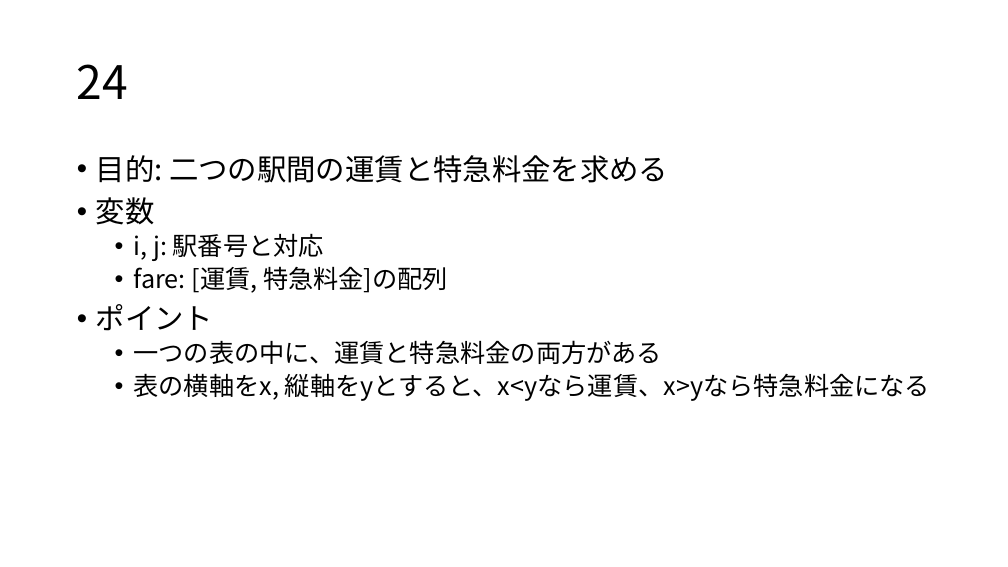
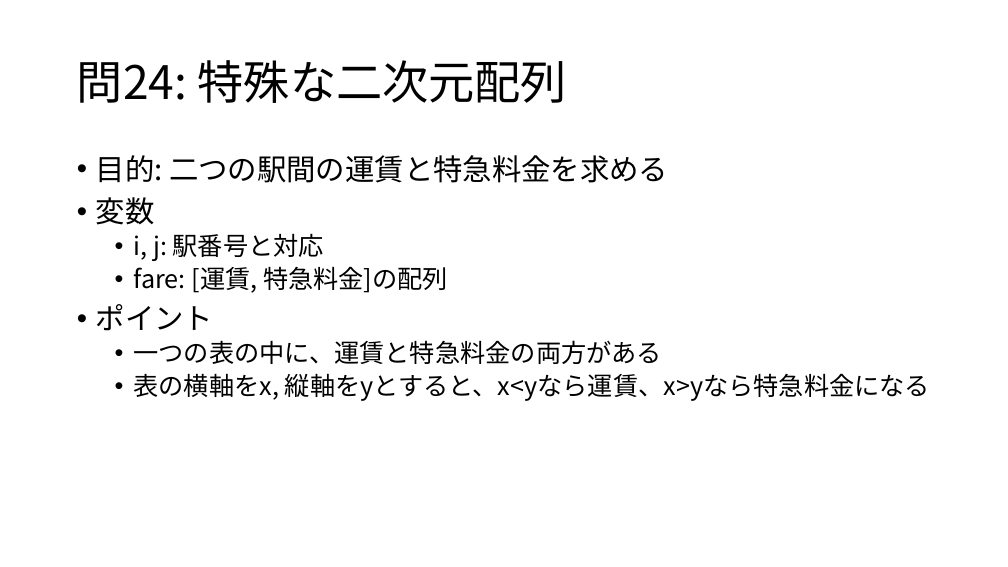
Before and after one commit to osamu377/FromZero, a slide deck: slide 5 of 問題集/問21-25.pptx. Drawn at 1008x567 pixels with LibreOffice and Linux fonts; fonts in the diff are those of the drawing. Boxes give left, top, right and bottom in pixels: in the first picture for what was removed or moved away, otherwise in the second. Text is boxed around its words. In the diff, an @@ line names an element or a change of style, - is before the commit and + after.

```diff
--- a/問題集/問21-25.pptx
+++ b/問題集/問21-25.pptx
@@ title at <box>77,60,568,103</box>: text changed @@
-24
+問24: 特殊な二次元配列
```
Also in this commit, not shown: 4 other slides changed, 1 slide added, 1 slide removed, 15 other files.
